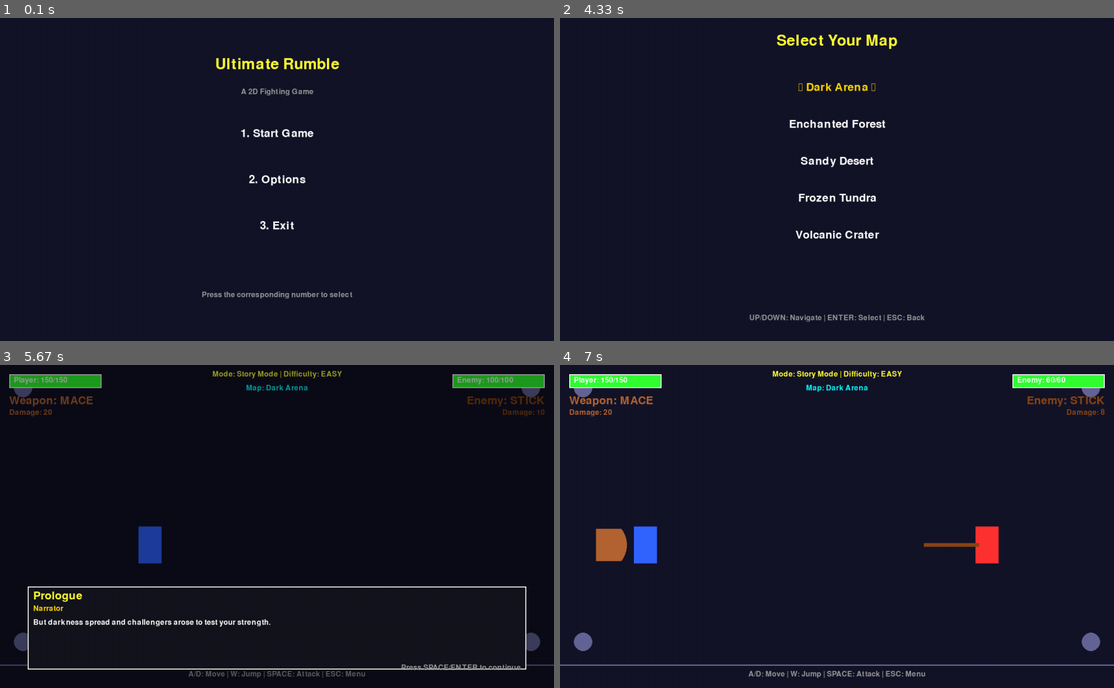
Above: before the commit, frames 1-4 (two rows, left to right).
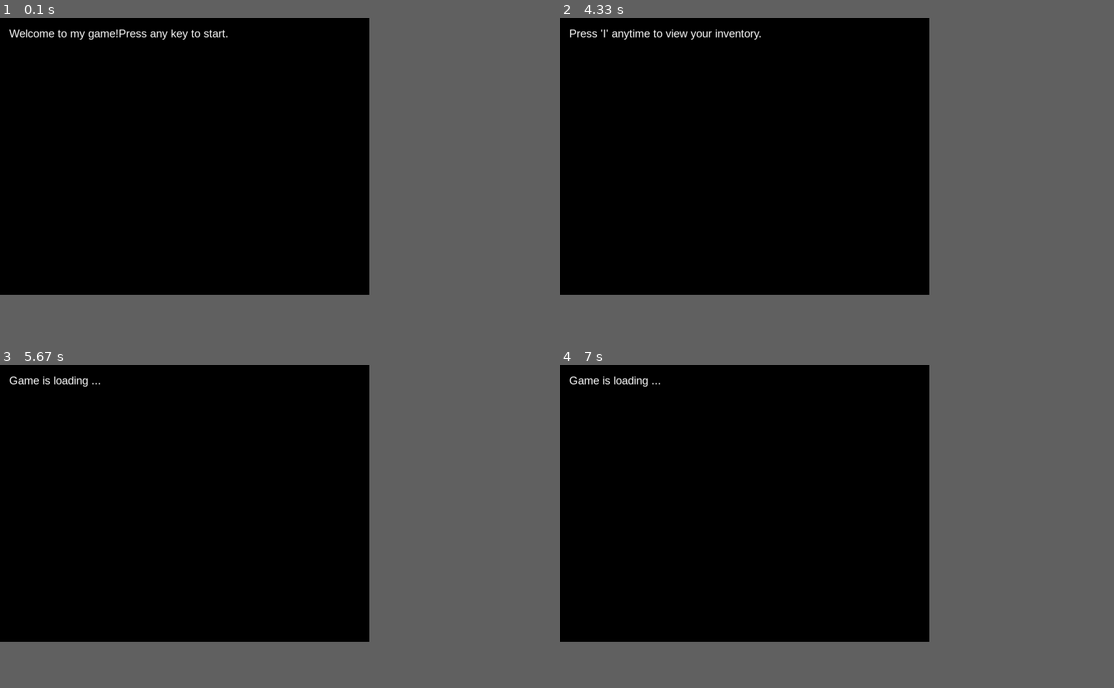
Above: after the commit, the same moments.

Repository: RipeCooker/Pygame-Stash
Game: pygame game, started from main.py
Same seed, same stepped clock (60 frames per second), same inputs: the game is played once before the commit and once after it.
Inputs:
- Up to frame 1 (0.1 s): no input
- Up to frame 2 (4.33 s): tap 2 at 0.33 s; tap Enter at 0.67 s; tap 1 at 2.1, 3.53, 3.93, 4.23 s; hold Enter from 3.87 s (still down)
- Up to frame 3 (5.67 s): release Enter at 4.33 s; hold Enter 4.42-4.88 s; hold Down 4.42-4.88 s; tap 1 at 4.57 s; tap Enter at 4.97, 5.3 s; tap Space at 5.63 s
- Up to frame 4 (7 s): hold Enter 5.97-6.43 s; tap Space at 6.03, 6.33, 6.58, 6.88 s; tap 1 at 6.12 s; hold A 6.52-6.98 s; tap 2 at 6.67 s
The window is 900x525 before the commit and 600x450 after it. Grey fills any space a smaller window leaves; there, only what the larger window draws over its background counts as a difference.

The runs differ from the first frame. In frame 1, 57% of the frame differs, in the area x 0-67%, y 0-87%; in frame 2, 57%; in frame 3, 15%; in frame 4, 60%, in the area x 0-100%, y 0-97%.

Commit message:
Add files via upload

Diff:
--- a/main.py
+++ b/main.py
@@ -1,14 +1,170 @@
-"""Ultimate Rumble - A 2D Fighting Game"""
 import pygame
-import sys
-from game import Game
+import time
 
-def main():
-    pygame.init()
-    game = Game()
-    game.run()
-    pygame.quit()
-    sys.exit()
+# Initialize pygame
+pygame.init()
 
-if __name__ == "__main__":
-    main()
+# Screen setup
+WIDTH, HEIGHT = 800, 600
+screen = pygame.display.set_mode((WIDTH, HEIGHT))
+pygame.display.set_caption("Lost in the Woods")
+
+# Fonts and colors
+font = pygame.font.SysFont("arial", 24)
+WHITE = (255, 255, 255)
+BLACK = (0, 0, 0)
+
+# Inventory
+inventory = []
+
+# Function to wrap text so it fits the screen width
+def wrap_text(text, max_width):
+    wrapped_lines = []
+    for raw_line in text.split('\n'):
+        words = raw_line.split(' ')
+        current_line = ""
+        for word in words:
+            if not word and current_line == "":
+                continue
+            candidate = (current_line + " " + word).strip()
+            if font.size(candidate)[0] <= max_width:
+                current_line = candidate
+            else:
+                if current_line:
+                    wrapped_lines.append(current_line)
+                current_line = word
+        if current_line:
+            wrapped_lines.append(current_line)
+        elif raw_line == "":
+            wrapped_lines.append("")
+    return wrapped_lines
+
+# Function to render text
+def draw_text(text):
+    screen.fill(BLACK)
+    lines = wrap_text(text, WIDTH - 40)
+    for i, line in enumerate(lines):
+        rendered = font.render(line, True, WHITE)
+        screen.blit(rendered, (20, 20 + i * 30))
+    pygame.display.flip()
+
+# Function to show inventory
+def show_inventory():
+    draw_text("Inventory: " + ", ".join(inventory) if inventory else "Inventory is empty")
+    time.sleep(2)
+
+# Function to get input with inventory support
+def get_input(prompt):
+    user_text = ""
+    draw_text(prompt)
+    running = True
+    while running:
+        for event in pygame.event.get():
+            if event.type == pygame.QUIT:
+                pygame.quit()
+                exit()
+            if event.type == pygame.KEYDOWN:
+                # Show inventory
+                if event.key == pygame.K_i:
+                    show_inventory()
+                    draw_text(prompt + "\n" + user_text)
+                # Submit input
+                elif event.key == pygame.K_RETURN:
+                    running = False
+                elif event.key == pygame.K_BACKSPACE:
+                    user_text = user_text[:-1]
+                else:
+                    user_text += event.unicode
+        draw_text(prompt + "\n" + user_text)
+    return user_text.lower()
+
+# Function for non-interactive pauses with inventory access
+def pause_text(text, seconds=2):
+    start = time.time()
+    while time.time() - start < seconds:
+        draw_text(text)
+        for event in pygame.event.get():
+            if event.type == pygame.QUIT:
+                pygame.quit()
+                exit()
+            if event.type == pygame.KEYDOWN and event.key == pygame.K_i:
+                show_inventory()
+                draw_text(text)
+
+# Menu START
+draw_text("Welcome to my game!Press any key to start.")
+waiting = True
+while waiting:
+    for event in pygame.event.get():
+        if event.type == pygame.QUIT:
+            pygame.quit()
+            exit()
+        if event.type == pygame.KEYDOWN:
+            waiting = False
+            pause_text("Get ready to start your adventure!", 2)
+            pause_text("Press 'I' anytime to view your inventory.", 2)
+            pause_text("Game is loading ...", 2)
+            time.sleep(5)
+            print("Assets Loaded. Starting game...")
+# Menu END
+pause_text("You find yourself lost in a dark forest.\nYou can barely see anything around you.", 3)
+choice1 = get_input("Do you want to go left or right? (Type 'left' or 'right')")
+if choice1 == "left":
+    pause_text("You walk left and find a shiny object on the ground.", 3)
+    choice2 = get_input("Do you want to pick it up? (yes/no)")
+    if choice2 == "yes":
+        inventory.append("shiny object")
+        pause_text("You picked up the shiny object!", 2)
+    else:
+        pause_text("You leave the shiny object behind, and continue your journey.", 3)
+    pause_text("Continuing your journey, you find a hut", 3)
+    pause_text("You wonder why it is there in te middle of the forest.", 3)
+    draw_text("You look closer and see no one is home.\nDo you want to enter the hut or keep walking? (Type 'enter' or 'walk away')")
+    choice3 = get_input("Do you want to enter the hut or keep walking? (Type 'enter' or 'walk away')")
+    if choice3 == "enter":
+        pause_text("You find a map inside the hut!", 3)
+        inventory.append("map")
+        pause_text("You picked up the map!", 2)
+        pause_text("You continue your journey")
+
+    pause_text("You find a man sitting next to a camfire!", 3)
+    pause_text("He holds an apple in his hand.", 3)
+    choice5 = get_input("Do you take the apple or approach him? (Type 'take' or 'approach')")
+    if choice5 == "take":
+                inventory.append("apple")
+                pause_text("The old man catches you stealing his apple!", 3)
+                pause_text("He says: Keep it. I don't need the apple anymore.", 3)
+                pause_text("You ask:Why?", 3)
+                pause_text("He says:Some things are better left unknown.", 3)
+                pause_text("He stands up and tells you:Use that map to enter a small rock formation.", 3)
+                pause_text("There is some sort of power that might help you.", 3)
+                pause_text("You thank him and head towards the rock formation.", 3)
+                pause_text("Do you want to head there or roam around some more?", 3)
+
+                pause_text("You are blocked by a force field!", 3)
+                if "shiny object" in inventory and "map" in inventory:
+                        pause_text("You put the shiny object into the holder of the formation.", 3)
+                        pause_text("Your shiny object,which is identified as a crystal,is not powerful enough")
+                        if "shiny object" not in inventory:
+                            pause_text("You don't have the required item to proceed.", 3)
+                            pause_text("You search and find it nearby!", 3)
+                            inventory.append("shiny object")
+                            pause_text("You picked up the shiny object!", 2)
+                        pause_text("You put the shiny object into the holder of the formation.", 3)
+                        pause_text("The old man comes to you flying!", 3)
+                        pause_text("He reveals to be a king, who became a ghost after a dark force destroyed his kingdom.", 3)
+                        pause_text("He tells you to enter the formation.", 3)
+                        pause_text("You suddenly get transported into a underground ruin!")
+                        choice6 = get_input("do you want to put your hand into a glowing hole in the wall? (yes/no)")
+                        if choice6 == "yes":
+                            pause_text("You feel a surge of energy coursing through your body!", 3)
+                            pause_text("You have gained magical powers!", 3)
+                            pause_text("You can now clone objects you can identify!", 3)
+                        if choice6 == "no":
+                            pause_text("Nothing happens,so you put your hand away.", 3)
+                            pause_text("A god tells you:Welcome to my trial!Use your ability to survive!", 3)
+                            pause_text("Using your power,you complete the trial!", 3)
+                            pause_text("You are teleported outside the rock formation!", 3)
+                            pause_text("The ghost king appears again!", 3)
+                            pause_text("He says:See that village over there? that is the survivor's haven.", 3)
+                            pause_text("to be continued...", 3)
